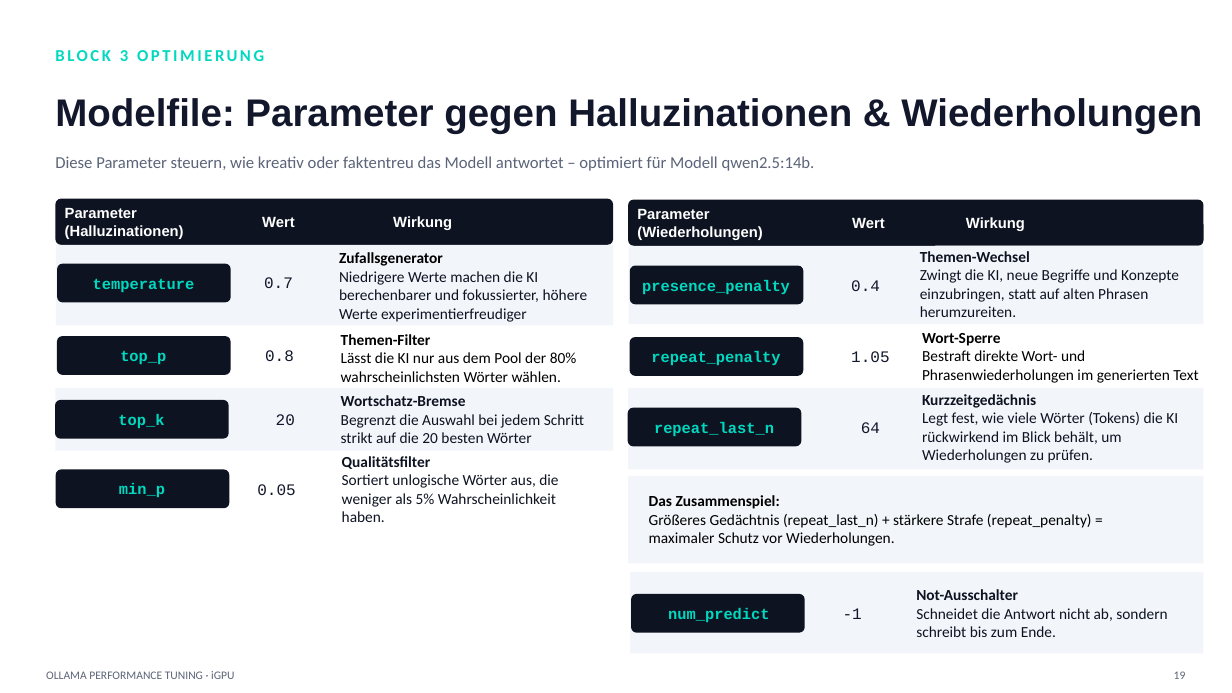
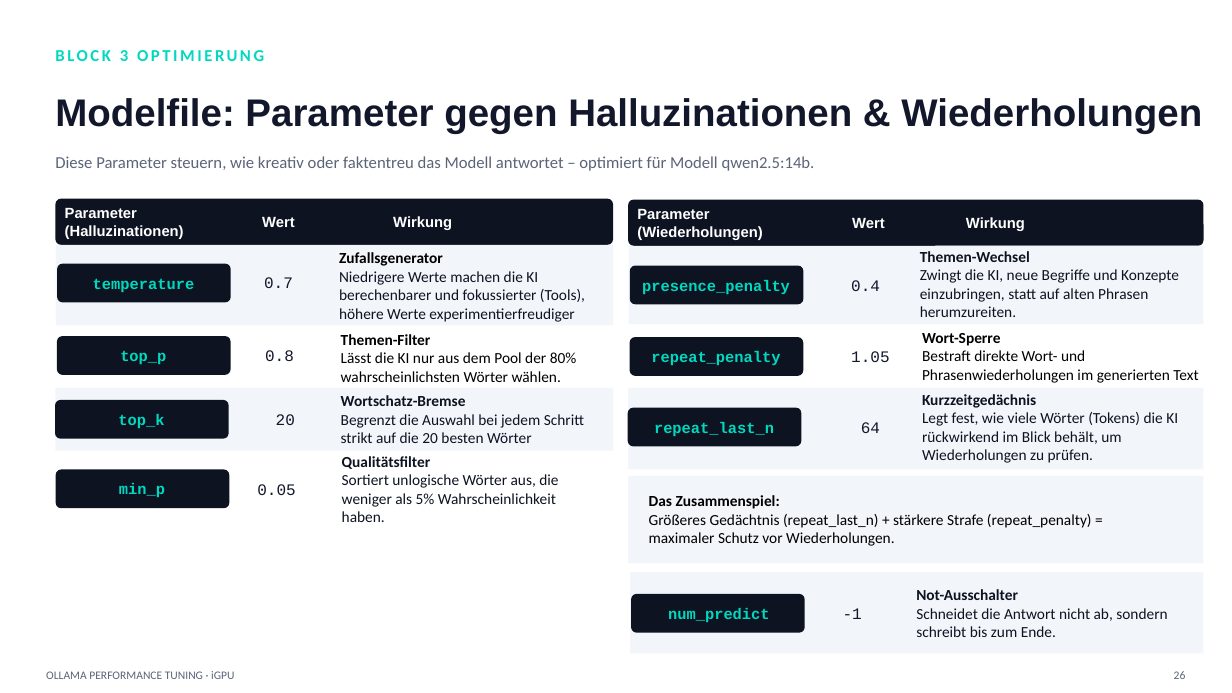
Before and after one commit to Ralfhgw/igpu-performance-tuning, a slide deck: slide 26 of Ollama_iGPU_Performance_Tuning.pptx (slide 25 before the commit). Drawn at 1232x693 pixels with LibreOffice and Linux fonts; fonts in the diff are those of the drawing. Boxes give left, top, right and bottom in pixels: in the first picture for what was removed or moved away, otherwise in the second. Text is boxed around its words. In the diff, an @@ line names an element or a change of style, - is before the commit and + after.

```diff
--- a/Ollama_iGPU_Performance_Tuning.pptx
+++ b/Ollama_iGPU_Performance_Tuning.pptx
@@ text at (339, 271, 585, 322): text changed @@
-Niedrigere Werte machen die KI berechenbarer und fokussierter, höhere Werte experimentierfreudiger
+Niedrigere Werte machen die KI berechenbarer und fokussierter (Tools), höhere Werte experimentierfreudiger
@@ text at (1174, 671, 1186, 679): text changed @@
-19
+26
```
Also in this commit, not shown: 23 other slides changed, 2 slides added, 9 slides removed, 8 other files.
